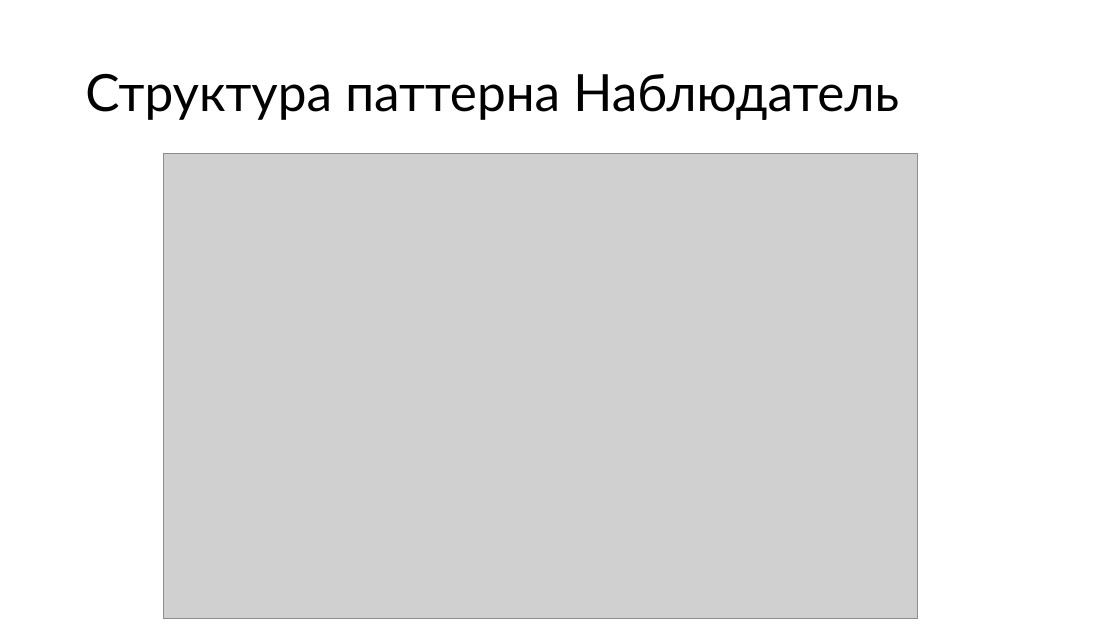
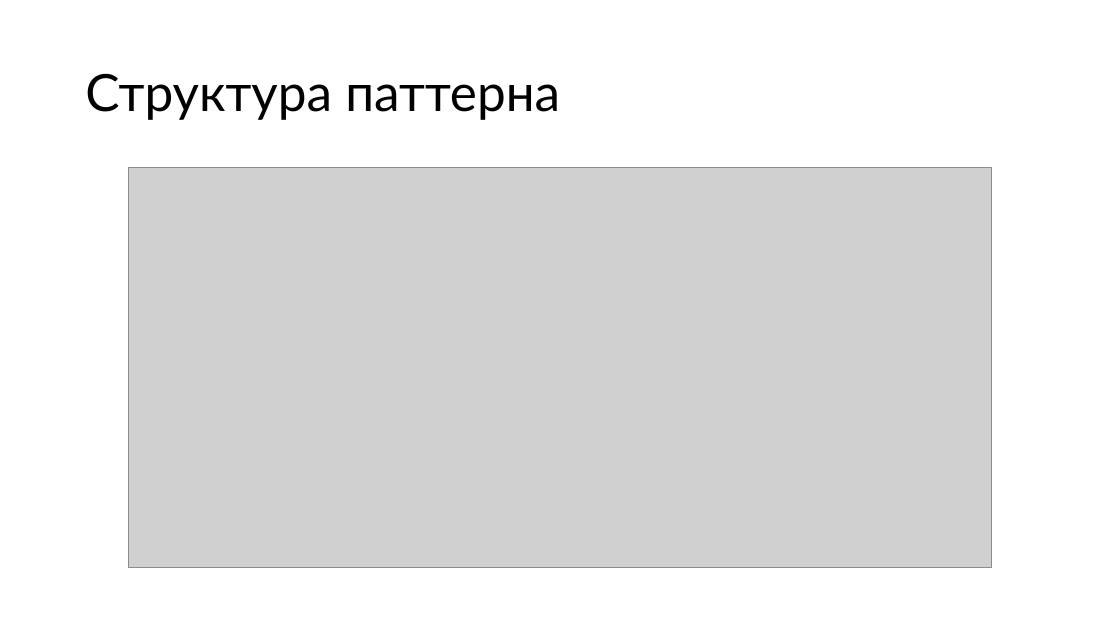
Before and after one commit to alexey-malov/ood, a slide deck: slide 21 of lectures/02.observer/observer.pptx (slide 23 before the commit). Drawn at 1120x630 pixels with LibreOffice and Linux fonts; fonts in the diff are those of the drawing; grey boxes stand for pictures. Boxes give left, top, right and bottom in pixels: in the first picture for what was removed or moved away, otherwise in the second. Text is boxed around its words. In the diff, an @@ line names an element or a change of style, - is before the commit and + after.

Commit message:
обновил лекцию по паттерну "Наблюдатель"

```diff
--- a/lectures/02.observer/observer.pptx
+++ b/lectures/02.observer/observer.pptx
@@ title at [85,73,560,120]: text changed @@
-Структура паттерна Наблюдатель
+Структура паттерна
@@ picture: place and size @@
-picture at [163,154,918,619]
+picture at [129,168,992,568]
```
Also in this commit, not shown: 7 other slides changed, 5 slides added, 2 slides removed, 1 other file.
